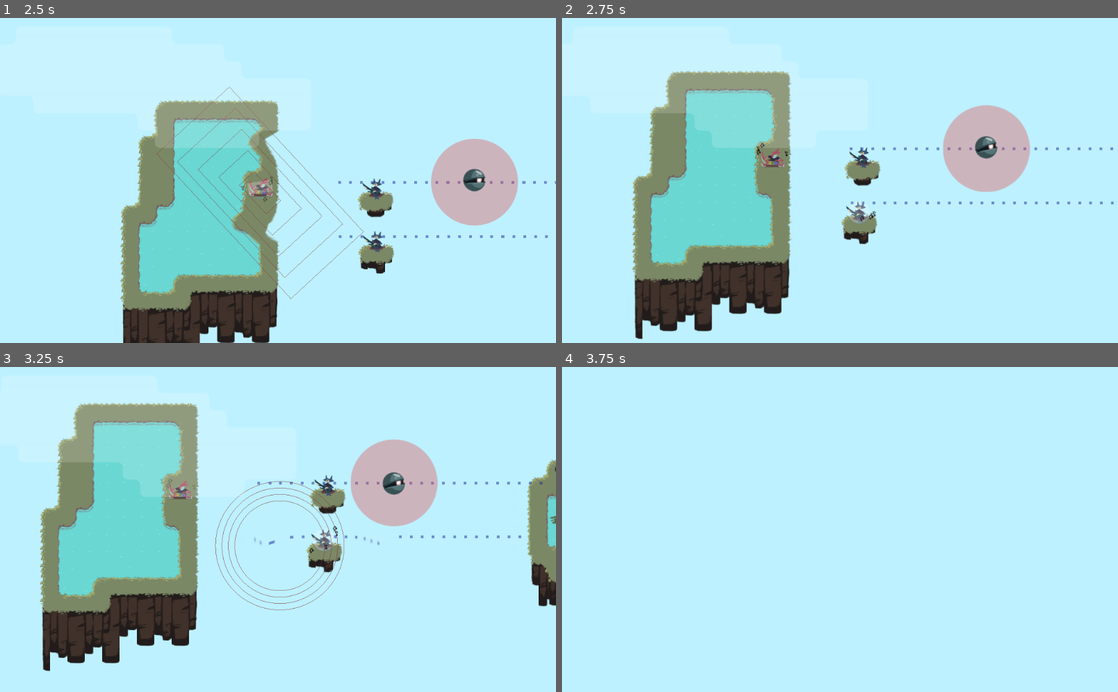
Above: before the commit, frames 1-4 (two rows, left to right).
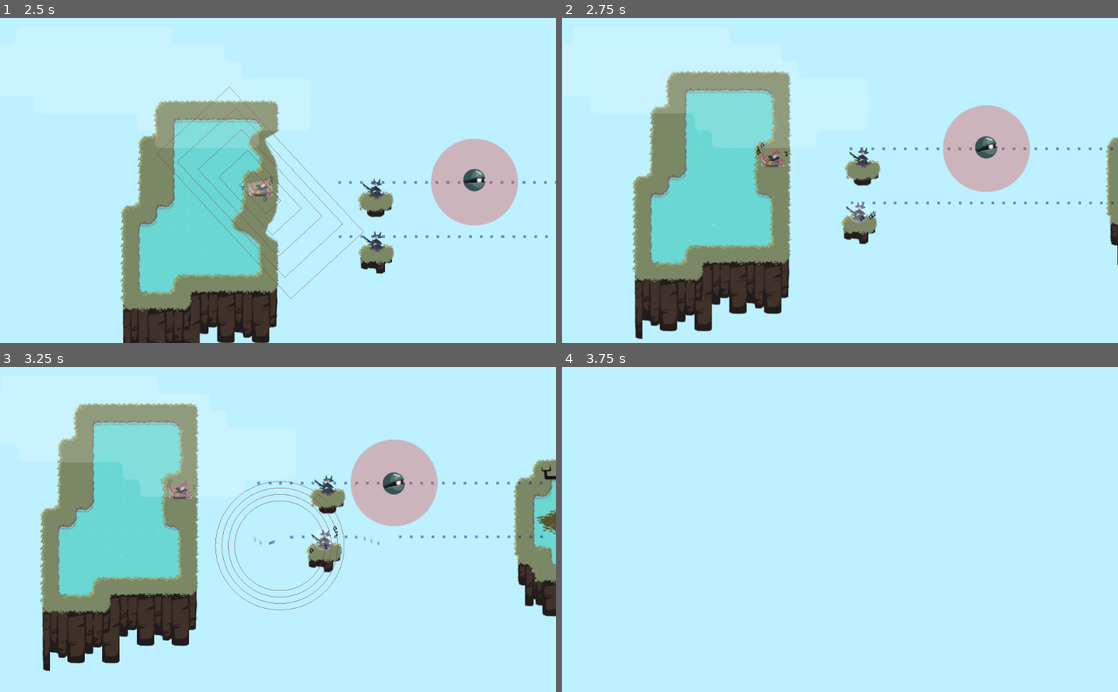
Above: after the commit, the same moments.

Repository: uspgamedev/skyjammers
Game: Godot game, scene res://stages/stage03.tscn
Two runs of this game, one before a commit and one after it. Both use one fixed random seed, a clock stepped at 60 frames per second and the inputs below. This scene is started directly instead of the project's main scene. Sound files missing from this copy of the repository are replaced by a short silence.
Inputs:
- Up to frame 1 (2.5 s): hold Space (action_play) 0.53-1.28 s; tap Space (action_play) at 1.35 s; hold Space (action_play) from 2.03 s (still down)
- Up to frame 2 (2.75 s): keep holding Space (action_play)
- Up to frame 3 (3.25 s): release Space (action_play) at 2.78 s; tap Space (action_play) at 2.85 s
- Up to frame 4 (3.75 s): hold Space (action_play) from 3.53 s (still down)

Frame 1 is identical in both runs. In frame 2, 0.6% of the frame differs, in the area x 97-100%, y 36-77%; in frame 3, 2.2%, in the area x 92-100%, y 28-77%; in frame 4, nothing differs.
Error in both runs: Invalid call. Nonexistent function 'instance' in base 'Nil'. (res://progress/progress.gd:32)

Commit message:
Balancing

Diff:
--- a/game/stages/stage03.tscn
+++ b/game/stages/stage03.tscn
@@ -64,7 +64,8 @@
 [node name="IslandGoal" parent="Instruments" index="1" instance=ExtResource( 2 )]
 
 editor/display_folded = true
-position = Vector2( 50, 0 )
+position = Vector2( 25, 0 )
+z_index = -1
 tile_data = PoolIntArray( -131054, 0, 0, -131053, 2, 0, -131052, 2, 0, -131051, 2, 0, -131050, 2, 0, -131049, 2, 0, -13 …(995 unchanged characters)…
 _sections_unfolded = [ "Cell", "Transform", "Z Index" ]
 
@@ -83,6 +84,7 @@
 
 [node name="Path2D" parent="Instruments" index="2" instance=ExtResource( 6 )]
 
+editor/display_folded = true
 curve = SubResource( 1 )
 _sections_unfolded = [ "Transform" ]
 speed = 0.4
@@ -110,6 +112,7 @@
 
 [node name="Path2D2" parent="Instruments" index="3" instance=ExtResource( 6 )]
 
+editor/display_folded = true
 position = Vector2( 0, -1 )
 curve = SubResource( 2 )
 speed = 0.4
@@ -141,11 +144,11 @@
 position = Vector2( 360, 0 )
 _sections_unfolded = [ "Transform" ]
 
-[node name="Camera2D" parent="." index="2"]
+[node name="CanvasLayer2" parent="." index="5"]
 
 editor/display_folded = true
 
-[node name="CanvasLayer2" parent="." index="6"]
+[node name="Camera2D" parent="." index="6"]
 
 editor/display_folded = true
 
